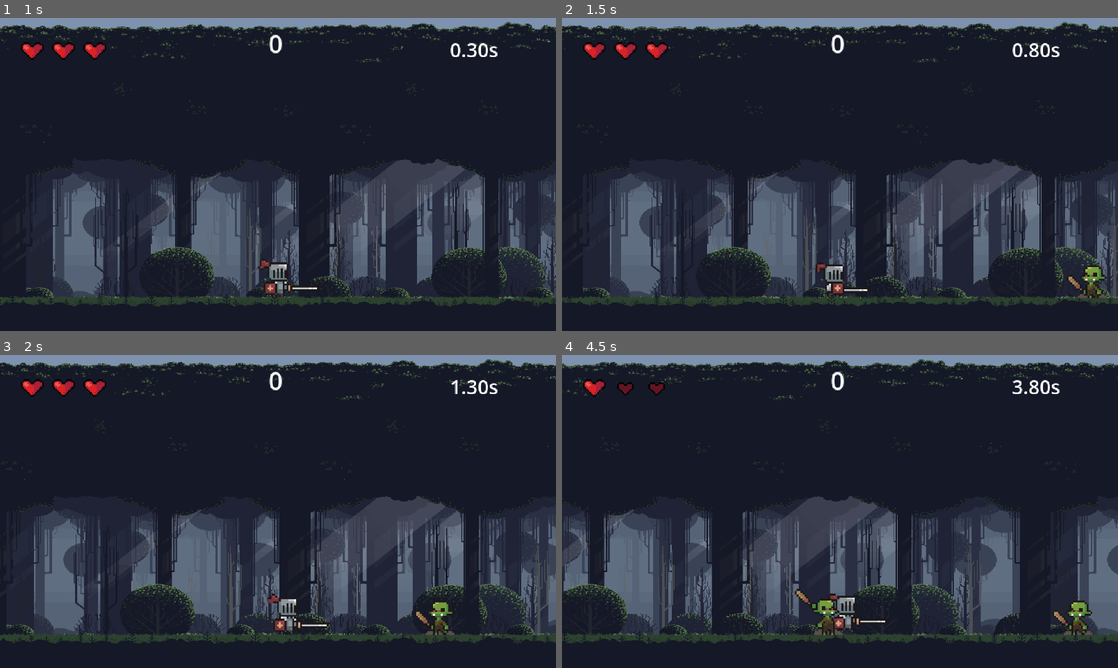
Above: before the commit, frames 1-4 (two rows, left to right).
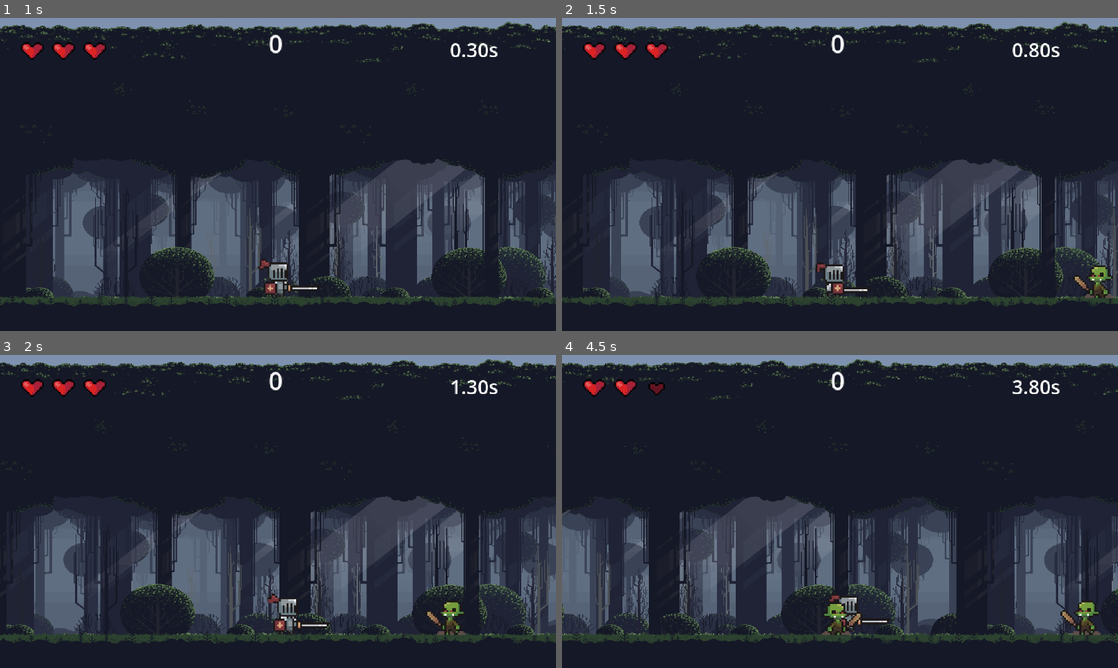
Above: after the commit, the same moments.

Repository: Weililuo/game-mvp
Game: Godot game, scene res://start_menu.tscn
The game is run twice, just before and just after one commit, with the same random seed, the same clock (stepped at 60 frames per second) and the same inputs.
Inputs (mouse positions are in pixels of both pictures, inside the frame that each line leads up to):
- Up to frame 1 (1 s): click (272, 183) at 0.5 s
- Up to frame 2 (1.5 s): hold D (move_right) from 1.28 s (still down); tap U (shield) at 1.35 s
- Up to frame 3 (2 s): keep holding D (move_right)
- Up to frame 4 (4.5 s): tap J (attack_1) at 2.1 s; tap U (shield) at 2.3, 3.05, 3.8, 4.35 s; release D (move_right) at 2.78 s; hold A (move_left) 2.78-3.53 s; tap Z (attack_2) at 2.85 s; hold D (move_right) from 3.53 s (still down); tap L (dash) at 3.6 s

Frame 1 is identical in both runs. In frame 2, 0.5% of the frame differs, in the area x 90-100%, y 78-90%; in frame 3, 0.5%; in frame 4, 30%, in the area x 0-100%, y 1-93%.

Commit message:
feat: adjust enemy attributes for balance and add perfect shield sound effect

Diff:
--- a/enemies/Enemy.gd
+++ b/enemies/Enemy.gd
@@ -39,14 +39,14 @@
 ## ----------------------------------------------------------------------------
 @export var attack: int = 1                   	## 小怪每次攻击造成的伤害
 @export var max_hp: int = 3                    	## 小怪最大生命
-@export var move_speed: float = 80.0            ## 追击速度（像素/秒）
+@export var move_speed: float = 75.0            ## 追击速度（像素/秒）
 @export var jump_force: float = JUMP_VELOCITY   ## 跳跃速度（负值向上）
 @export var attack_range: float = 14.0          ## 攻击触发范围（像素）
-@export var attack_cd: float = 0.8              ## 攻击结束到下次可攻击的冷却
+@export var attack_cd: float = 0.9              ## 攻击结束到下次可攻击的冷却
 @export var stop_zone: float = 14           	## 距离小于该值停下（防止穿过目标反复晃）
 @export var MAX_CHASE_DIST: float = 600.0       ## 超过这个距离后放弃追击（回 IDLE）
 @export var hurt_pushback: float = 200.0         ## 被打瞬间反推速度（越小越不"飞"）
-@export var hurt_back_duration: float = 0.15    ## 被打硬直（秒）—— 足够播完 hurt 动画
+@export var hurt_back_duration: float = 0.16    ## 被打硬直（秒）—— 足够播完 hurt 动画
 
 var hp: int = max_hp
 var can_attack: bool = true                     ## attack_cd 是否结束
--- a/knight.gd
+++ b/knight.gd
@@ -251,9 +251,13 @@
 
 	# [2] 护盾状态：完全无敌 + 完美弹反检测
 	if cur_state == "ShieldState":
-		# 如果举盾时间小于等于 0.1 秒，触发完美弹反！
-		if shield_timer <= 0.11:
+		# 如果举盾时间小于等于 0.15 秒，触发完美弹反！
+		if shield_timer <= 0.15:
 			print("⚡ 完美弹反！")
+
+			var sfx_parry = get_node_or_null("SfxParry") as AudioStreamPlayer2D # Perfect shield
+			if sfx_parry:
+				sfx_parry.play()
 
 			# 弹反计数与回血逻辑
 			parry_count += 1
--- a/knight.tscn
+++ b/knight.tscn
@@ -5,6 +5,7 @@
 [ext_resource type="Script" uid="uid://bhhaemrchekk3" path="res://damage_boxes/hitbox.gd" id="3_26ldq"]
 [ext_resource type="AudioStream" uid="uid://d2qehwnyc2wtk" path="res://sounds/enemy_hit.wav" id="4_np0bx"]
 [ext_resource type="AudioStream" uid="uid://dh8et7bejdgc8" path="res://sounds/dash.wav" id="5_go3up"]
+[ext_resource type="AudioStream" uid="uid://celcjwwlq7ieo" path="res://sounds/perfect_shield.wav" id="6_gadha"]
 
 [sub_resource type="Animation" id="Animation_26ldq"]
 length = 0.001
@@ -352,3 +353,7 @@
 stream = ExtResource("5_go3up")
 volume_db = 9.0
 pitch_scale = 3.8
+
+[node name="SfxParry" type="AudioStreamPlayer2D" parent="." unique_id=1008095079]
+stream = ExtResource("6_gadha")
+volume_db = -2.0
